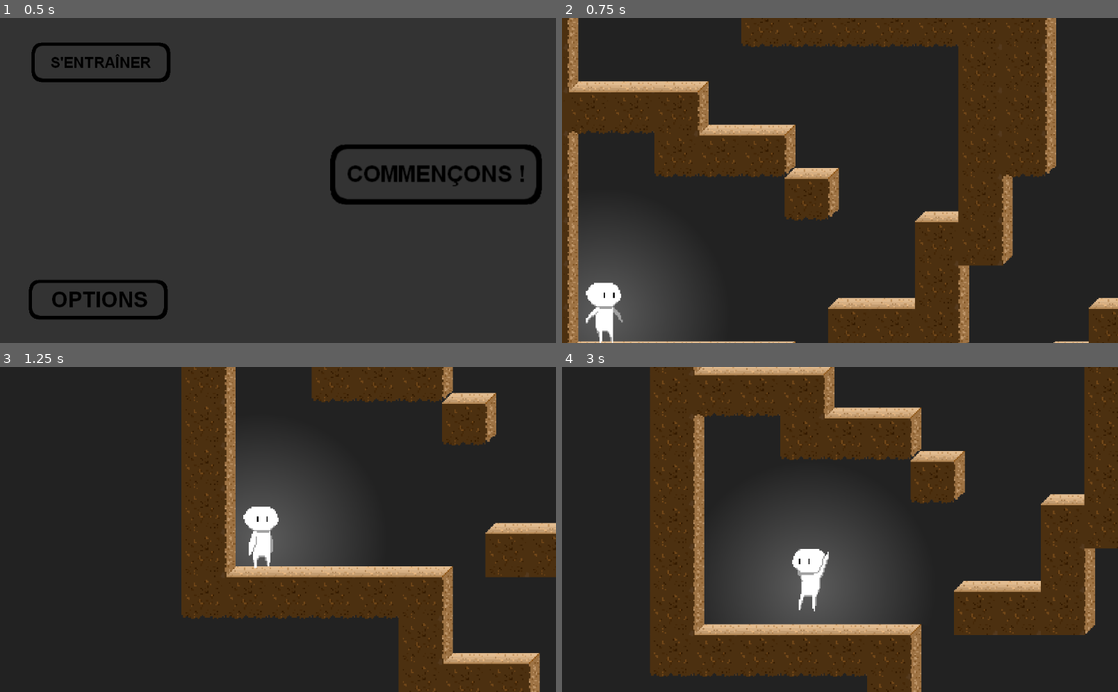
Above: before the commit, frames 1-4 (two rows, left to right).
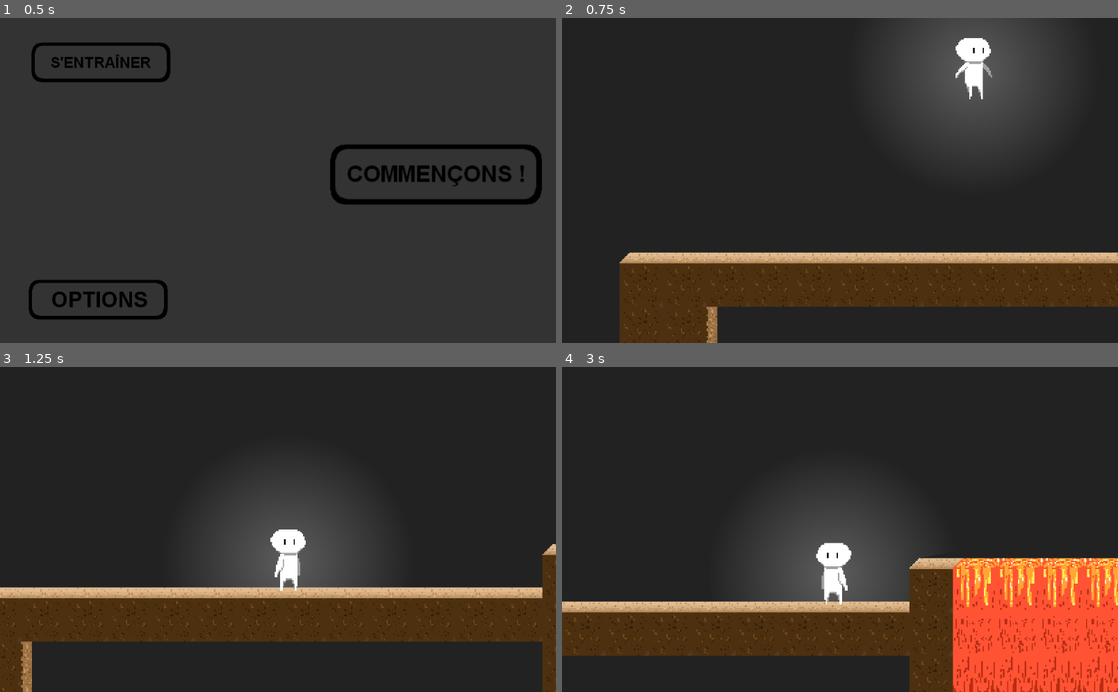
Above: after the commit, the same moments.

Repository: sSolal/GameJam
Game: Godot game, scene res://Scenes/Menu.tscn
Same seed, same stepped clock (60 frames per second), same inputs: the game is played once before the commit and once after it.
Inputs (mouse positions are in pixels of both pictures, inside the frame that each line leads up to):
- Up to frame 1 (0.5 s): no input
- Up to frame 2 (0.75 s): click (995, 174) at 0.5 s
- Up to frame 3 (1.25 s): no input
- Up to frame 4 (3 s): hold Up (ui_up) 1.28-2.03 s; hold Right (ui_right) 1.28-2.78 s; tap Up (ui_up) at 2.1, 2.27, 2.57 s; hold Left (ui_left) from 2.78 s (still down); hold Up (ui_up) from 2.78 s (still down)

Frame 1 is identical in both runs. In frame 2, 52% of the frame differs, in the area x 0-100%, y 0-100%; in frame 3, 35%; in frame 4, 48%.

Commit message:
Lave Fonctionne

Diff:
--- a/Scenes/Main.tscn
+++ b/Scenes/Main.tscn
@@ -24,7 +24,7 @@
 color = Color( 0.137255, 0.137255, 0.137255, 1 )
 
 [node name="Player" parent="." instance=ExtResource( 2 )]
-position = Vector2( 90.2809, 508.653 )
+position = Vector2( 740.236, 70.7003 )
 z_index = 1
 
 [node name="World" type="Node2D" parent="."]
@@ -59,8 +59,9 @@
 tile_set = ExtResource( 4 )
 cell_size = Vector2( 32, 32 )
 cell_custom_transform = Transform2D( 32, 0, 0, -32, 0, 0 )
-collision_layer = 0
-collision_mask = 0
+collision_layer = 2
+collision_mask = 2
+occluder_light_mask = 0
 format = 1
 tile_data = PoolIntArray( -589794, 5, 0, -589793, 5, 0, -589792, 5, 0, -589791, 5, 0, -589790, 5, 0, -589789, 5, 0, -58 …(267 unchanged characters)…
 __meta__ = {
@@ -73,8 +74,9 @@
 tile_set = ExtResource( 5 )
 cell_size = Vector2( 32, 32 )
 cell_custom_transform = Transform2D( 32, 0, 0, -32, 0, 0 )
-collision_layer = 0
-collision_mask = 0
+collision_layer = 2
+collision_mask = 2
+occluder_light_mask = 0
 format = 1
 __meta__ = {
 "_edit_lock_": true
--- a/Scenes/Player.tscn
+++ b/Scenes/Player.tscn
@@ -8,10 +8,11 @@
 [ext_resource path="res://Idle animation/Idle 04.png" type="Texture" id=6]
 [ext_resource path="res://Ressources/Character/run1.png" type="Texture" id=7]
 [ext_resource path="res://Ressources/Character/spritesheet.png" type="Texture" id=8]
-[ext_resource path="res://Ressources/Sounds/Jump 1.wav" type="AudioStream" id=9]
-[ext_resource path="res://Ressources/Sounds/BounceYoFrankie.wav" type="AudioStream" id=10]
-[ext_resource path="res://Ressources/Metamorphose_moche.png" type="Texture" id=11]
-[ext_resource path="res://Scenes/Metamorphose_moche.gd" type="Script" id=12]
+[ext_resource path="res://Ressources/Sounds/Water.wav" type="AudioStream" id=9]
+[ext_resource path="res://Ressources/Sounds/Jump 1.wav" type="AudioStream" id=10]
+[ext_resource path="res://Ressources/Sounds/BounceYoFrankie.wav" type="AudioStream" id=11]
+[ext_resource path="res://Ressources/Metamorphose_moche.png" type="Texture" id=12]
+[ext_resource path="res://Scenes/Metamorphose_moche.gd" type="Script" id=13]
 
 [sub_resource type="SpriteFrames" id=1]
 animations = [ {
@@ -25,6 +26,9 @@
 "name": "run",
 "speed": 5.0
 } ]
+
+[sub_resource type="CircleShape2D" id=24]
+radius = 96.5498
 
 [sub_resource type="CapsuleShape2D" id=2]
 radius = 9.52248
@@ -189,6 +193,14 @@
 hframes = 4
 region_rect = Rect2( 5, 5, 64, 64 )
 
+[node name="Detect" type="Area2D" parent="."]
+scale = Vector2( 0.1, 0.1 )
+collision_layer = 2
+collision_mask = 2
+
+[node name="SubBody" type="CollisionShape2D" parent="Detect"]
+shape = SubResource( 24 )
+
 [node name="CollisionShape2D" type="CollisionShape2D" parent="."]
 position = Vector2( 0.569572, 0.234953 )
 shape = SubResource( 2 )
@@ -205,14 +217,18 @@
 anim_player = NodePath("../AnimationPlayer")
 parameters/playback = SubResource( 23 )
 
+[node name="Water" type="AudioStreamPlayer2D" parent="."]
+stream = ExtResource( 9 )
+
 [node name="Land" type="AudioStreamPlayer2D" parent="."]
-stream = ExtResource( 9 )
+stream = ExtResource( 10 )
 
 [node name="Jump" type="AudioStreamPlayer2D" parent="."]
-stream = ExtResource( 10 )
+stream = ExtResource( 11 )
 
 [node name="Metamorphose_moche" type="Sprite" parent="."]
 visible = false
 scale = Vector2( 0.1, 0.1 )
-texture = ExtResource( 11 )
-script = ExtResource( 12 )
+z_index = 5
+texture = ExtResource( 12 )
+script = ExtResource( 13 )
--- a/Scripts/Player.gd
+++ b/Scripts/Player.gd
@@ -11,6 +11,8 @@
 var run_speed = 1.7
 var flag = false
 var run = false
+var diving = false
+var swimForce = 200
 
 var anim
 var current_anim = "idle"
@@ -62,8 +64,9 @@
 			#$Body.play("run")
 			#anim.travel("idle")
 			velocity.x = velocity.x/run_speed
+	if diving and Input.is_action_pressed("ui_up"):
+		velocity.y=-swimForce
 	if Input.is_action_just_pressed("ui_up"):
-
 		if is_on_floor():
 			$Jump.play()
 			velocity.y=-jumpForce
@@ -72,17 +75,21 @@
 			velocity.y=-sideJumpForce
 			velocity.x=-sign(velocity.x)*sideJumpForce
 			flag = true
+	var detected = $Detect.get_overlapping_bodies()
+	if len(detected)!=0:
+		velocity*=0.5
+		if not diving :
+			diving = true
+			$Water.play()
 
+	else:
+		diving = false
 	if is_on_floor():
-		if abs(velocity.x)<25:
-			anim.travel("idle")
 		if not was_on_floor:
 			$Land.play()
 			was_on_floor = true
 	else:
 		was_on_floor = false
-		if velocity.y>12:
-			anim.travel("Fall")
 
 	if flag == true and is_on_floor() or Input.is_action_just_pressed("ui_left") or Input.is_action_just_pressed("ui_right"):
 		flag = false
--- a/Scripts/World.gd
+++ b/Scripts/World.gd
@@ -35,7 +35,9 @@
 			var pos = $Meta0.world_to_map(player.position)
 			x=pos.x
 			y=pos.y
-			var tile = get_child(2+currentMeta).get_cell(x,y+1)
+			var tile = get_child(2+currentMeta).get_cell(x,y)
+			#get_child(2+currentMeta).set_cell(x,y,-1)
+			#get_child(2+aim).set_cell(x,y,tile)
 			switch(aim)
 
 func chunk(r):
@@ -77,7 +79,6 @@
 		get_child(2+currentMeta).set_cell(xp,o,-1)
 		get_child(2+aim).set_cell(xp,o,tile)
 
-	r+=1
 """
 	for o in range(10):
 		x+=1
@@ -91,7 +92,7 @@
 		get_child(aim).set_cell(x,y,tile)"""
 func switch(aim):
 	emit_signal("metamorphose")
-	for r in range(1,r_max):
+	for r in range(0,r_max):
 		chunk(r)
 		yield(get_tree().create_timer(0.2), "timeout")
 	switching = false
Not shown, added: Ressources/Sounds/Water.wav.import
Not shown: 1 places in Scenes/Player.tscn that only renumber resources
Not shown, added: Ressources/Sounds/Water.wav
